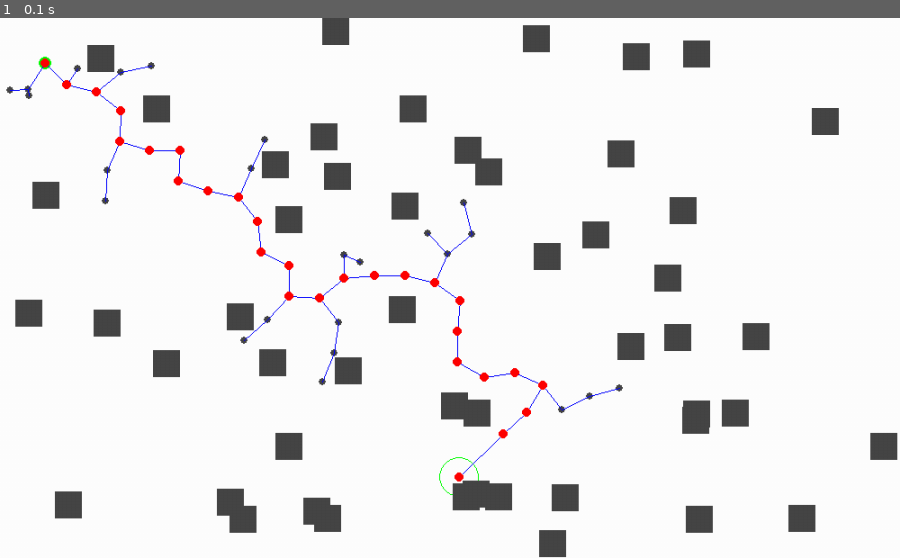
Above: before the commit, frame 1.
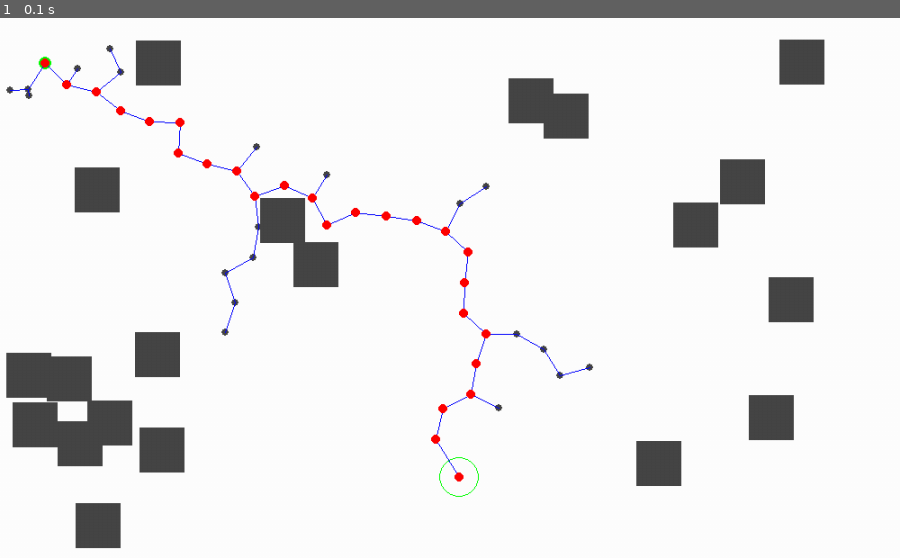
Above: after the commit, the same moment.

Repository: Alxkory/PMD_Project_group2
Game: pygame game, started from task/RRT.py
Same seed, same stepped clock (60 frames per second), same inputs: the game is played once before the commit and once after it.
Inputs:
- Up to frame 1 (0.1 s): no input

The runs differ from the first frame. In frame 1, 16% of the frame differs, in the area x 0-100%, y 0-100%.

Commit message:
Uitleg aangepast en sleep toegevoegd zodat het PyGame scherm niet meteen verdwijnt als je de muis beweegt

Diff:
--- a/task/RRT.py
+++ b/task/RRT.py
@@ -9,8 +9,8 @@
     dimensions = (600, 1000)
     start = (50, 50)
     goal = (510, 510)
-    obsdim = 30
-    obsnum = 50
+    obsdim = 50
+    obsnum = 20
     iteration = 0
 
     pygame.init()
@@ -38,10 +38,12 @@
             pygame.display.update()
             # time.sleep(0.15)
         iteration += 1
+
     map.drawPath(graph.getPathCoords())
     pygame.display.update()
     pygame.event.clear()
-    pygame.event.wait(0)
+    pygame.event.wait()
+    # time.sleep(5)
 
 
 if __name__ == '__main__':
--- a/task/RRTbasePy.py
+++ b/task/RRTbasePy.py
@@ -2,6 +2,9 @@
 import random
 import math
 import pygame
+import random
+
+random.seed()
 
 # Pygame coordinate system:
 # - origin in top left
@@ -89,7 +92,6 @@
     def makeRandomRect(self): # random x, y coordinates (upper left corner) | AANPASSEN
         uppercornerx = int(random.uniform(0, self.mapw - self.obsDim))
         uppercornery = int(random.uniform(0, self.maph - self.obsDim))
-
         return (uppercornerx, uppercornery)
 
     def makeobs(self): # creates the obstacles | AANPASSEN
@@ -181,9 +183,9 @@
             self.add_edge(n1, n2) # adds the edge to the tree when a connection is possible
             return True
 
-    def step(self, nnear, n, dmax=35): # when the new sampled node is too far from the tree, this method moves it closer
+    def step(self, nnear, n, dmax=35): # sample random node near tree (max distance of dmax from any node in the tree) | DEFAULT 35
         d = self.distance(nnear, n) # distance between nearest node and new sampled node
-        if d > dmax:
+        if d > dmax: # when the new sampled node is too far from the tree, this method moves it closer
             (xnear, ynear) = (self.x[nnear], self.y[nnear])
             (xn, yn) = (self.x[n], self.y[n])
             (dx, dy) = (xn-xnear, yn-ynear)
